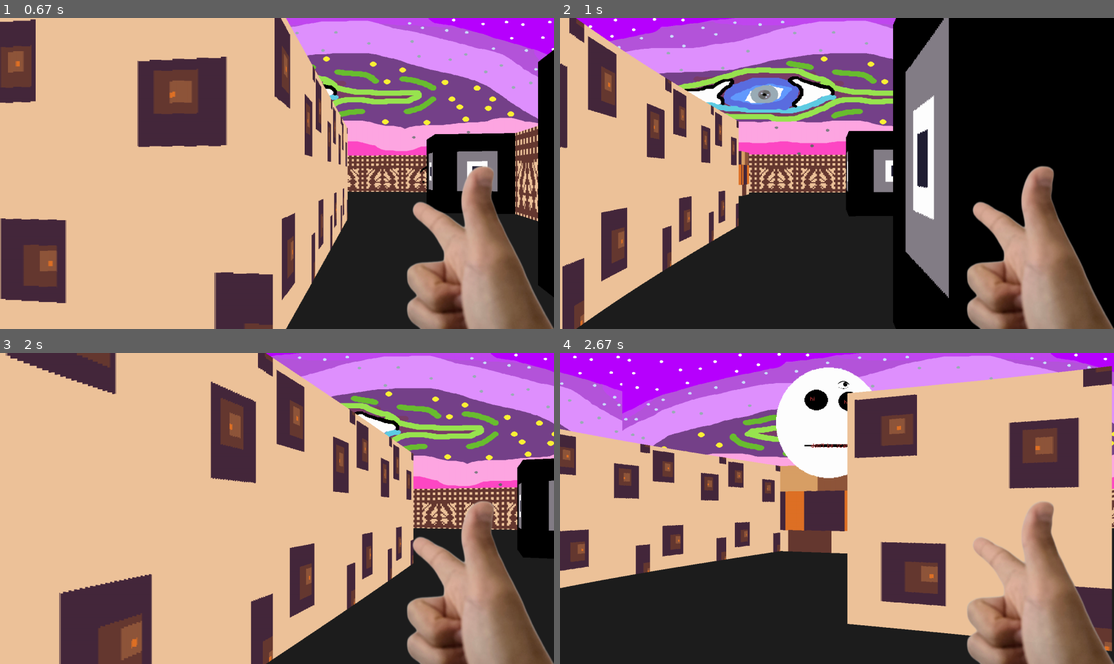
Above: before the commit, frames 1-4 (two rows, left to right).
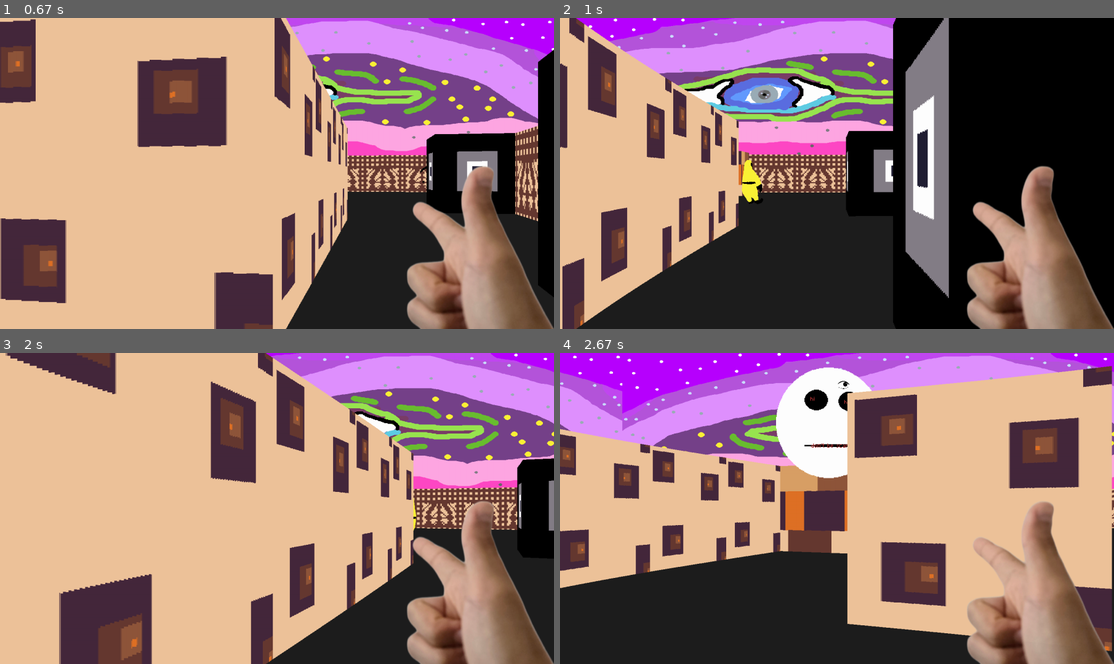
Above: after the commit, the same moments.

Repository: kyrusoo/uni-pygame
Game: pygame game, started from maze/main.py
Two runs of this game, one before a commit and one after it. Both use one fixed random seed, a clock stepped at 60 frames per second and the inputs below.
Inputs (mouse positions are in pixels of both pictures, inside the frame that each line leads up to):
- Up to frame 1 (0.67 s): hold D from 0.33 s (still down); move the mouse to (254, 185) at 0.37 s
- Up to frame 2 (1 s): release D at 0.8 s; hold W from 0.83 s (still down); move the mouse to (1014, 164) at 0.87 s
- Up to frame 3 (2 s): release W at 1.13 s; hold D 1.17-1.63 s; move the mouse to (144, 511) at 1.2 s; hold A from 1.67 s (still down); move the mouse to (105, 461) at 1.7 s
- Up to frame 4 (2.67 s): release A at 2.2 s; hold S 2.23-2.53 s; move the mouse to (920, 399) at 2.27 s; hold A from 2.57 s (still down); move the mouse to (903, 536) at 2.6 s

Frame 1 is identical in both runs. In frame 2, 0.4% of the frame differs, in the area x 32-37%, y 45-60%; in frame 3, less than 0.1%; in frame 4, nothing differs.

Commit message:
feat: npc(idle) & fix: hit through walls fixed(npc.py)

Diff:
--- /dev/null
+++ b/maze/npc.py
@@ -0,0 +1,125 @@
+from sprite_object import *
+from random import randint, random, choice
+
+class NPC(AnimatedSprite):
+    def __init__(self, game, path='resources/sprites/npc/expeditor/expeditor.png', pos=(10.5, 5.5),
+                 scale=1.0, shift=0.1, animation_time=180):
+        super().__init__(game, path, pos, scale, shift, animation_time)
+        self.attack_images = self.get_images(self.path + '/attack')
+        self.death_images = self.get_images(self.path + '/death')
+        self.idle_images = self.get_images(self.path + '/idle')
+        self.pain_images = self.get_images(self.path + '/pain')
+        self.walk_images = self.get_images(self.path + '/walk')
+
+        self.attack_dist = randint(3, 6)
+        self.speed = 0.03
+        self.size = 10
+        self.health = 100
+        self.attack_damage = 10
+        self.accuracy = 0.15
+        self.alive = True
+        self.pain = False
+        self.ray_cast_value = False
+
+    def update(self):
+        self.check_animation_time()
+        self.get_sprite()
+        self.run_logic()
+        # self.draw_ray_cast()
+
+    def animate_pain(self):
+        self.animate(self.pain_images)
+        if self.animation_trigger:
+            self.pain = False
+
+    def check_hit_in_npc(self):
+        if self.ray_cast_value and self.game.player.shot:
+            if HALF_WIDTH - self.sprite_half_width < self.screen_x < HALF_WIDTH + self.sprite_half_width:
+                self.game.sound.npc_pain.play()
+                self.game.player.shot = False
+                self.pain = True
+
+
+    def run_logic(self):
+        if self.alive:
+            self.ray_cast_value = self.ray_cast_player_npc()
+            self.check_hit_in_npc()
+            if self.pain:
+                self.animate_pain()
+            else:
+                self.animate(self.idle_images)
+
+    @property
+    def map_pos(self):
+        return int(self.x), int(self.y)
+
+    def ray_cast_player_npc(self):
+        if self.game.player.map_pos == self.map_pos:
+            return True
+
+        wall_dist_v, wall_dist_h = 0, 0
+        player_dist_v, player_dist_h = 0, 0
+
+        ox, oy = self.game.player.pos
+        x_map, y_map = self.game.player.map_pos
+
+
+        ray_angle = self.theta
+
+        sin_a = math.sin(ray_angle)
+        cos_a = math.cos(ray_angle)
+
+        # horizontals
+        y_hor, dy = (y_map + 1, 1) if sin_a > 0 else (y_map - 1e-6, -1)
+
+        depth_hor = (y_hor - oy) / sin_a
+        x_hor = ox + depth_hor * cos_a
+
+        delta_depth = dy / sin_a
+        dx = delta_depth * cos_a
+
+        for i in range(MAX_DEPTH):
+            tile_hor = int(x_hor), int(y_hor)
+            if tile_hor == self.map_pos:
+                player_dist_h = depth_hor
+                break
+            if tile_hor in self.game.map.world_map:
+                wall_dist_h = depth_hor
+                break
+            x_hor += dx
+            y_hor += dy
+            depth_hor += delta_depth
+
+        # verticals
+        x_vert, dx = (x_map + 1, 1) if cos_a > 0 else (x_map - 1e-6, -1)
+
+        depth_vert = (x_vert - ox) / cos_a
+        y_vert = oy + depth_vert * sin_a
+
+        delta_depth = dx / cos_a
+        dy = delta_depth * sin_a
+
+        for i in range(MAX_DEPTH):
+            tile_vert = int(x_vert), int(y_vert)
+            if tile_vert == self.map_pos:
+                player_dist_v = depth_vert
+                break
+            if tile_vert in self.game.map.world_map:
+                wall_dist_v = depth_vert
+                break
+            x_vert += dx
+            y_vert += dy
+            depth_vert += delta_depth
+
+        player_dist = max(player_dist_v, player_dist_h)
+        wall_dist = max(wall_dist_v, wall_dist_h)
+
+        if 0 < player_dist < wall_dist or not wall_dist:
+            return True
+        return False
+
+    def draw_ray_cast(self):
+        pg.draw.circle(self.game.screen, 'red', (100 * self.x, 100 * self.y), 15)
+        if self.ray_cast_player_npc():
+            pg.draw.line(self.game.screen, 'orange', (100 * self.game.player.x, 100* self.game.player.y),
+                         (100 * self.x, 100 * self.y), 2)
--- a/maze/object_handler.py
+++ b/maze/object_handler.py
@@ -1,14 +1,17 @@
 from sprite_object import *
-
+from npc import *
 
 
 class ObjectHandler:
     def __init__(self, game):
         self.game = game
         self.sprite_list = []
+        self.npc_list = []
+        self.npc_sprite_path = 'resources/sprites/npc/'
         self.static_sprite_path = 'resources/sprites/static_sprites/'
         self.anim_sprite_path = 'resources/sprites/animated_sprites/'
         add_sprite = self.add_sprite
+        add_npc = self.add_npc
 
         # sprite map
         add_sprite(SpriteObject(game))
@@ -20,8 +23,16 @@
         add_sprite(AnimatedSprite(game, pos=(14.5, 1.5)))
         add_sprite(AnimatedSprite(game, pos=(14.5, 7.8)))
 
+        # npc map
+        add_npc(NPC(game))
+
     def update(self):
         [sprite.update() for sprite in self.sprite_list]
+        [npc.update() for npc in self.npc_list]
+
+    def add_npc(self, npc):
+        self.npc_list.append(npc)
+
 
     def add_sprite(self, sprite):
         self.sprite_list.append(sprite)
Binary file added: resources/sprites/npc/expeditor/attack/1.png
Binary file added: resources/sprites/npc/expeditor/attack/2.png
Binary file added: resources/sprites/npc/expeditor/death/1.png
Binary file added: resources/sprites/npc/expeditor/death/2.png
Binary file added: resources/sprites/npc/expeditor/death/3.png
Binary file added: resources/sprites/npc/expeditor/death/4.png
Binary file added: resources/sprites/npc/expeditor/death/5.png
Binary file added: resources/sprites/npc/expeditor/death/6.png
Binary file added: resources/sprites/npc/expeditor/death/7.png
Binary file added: resources/sprites/npc/expeditor/death/8.png
Binary file added: resources/sprites/npc/expeditor/expeditor.png
Binary file added: resources/sprites/npc/expeditor/idle/1.png
(and 12 more such lines)
